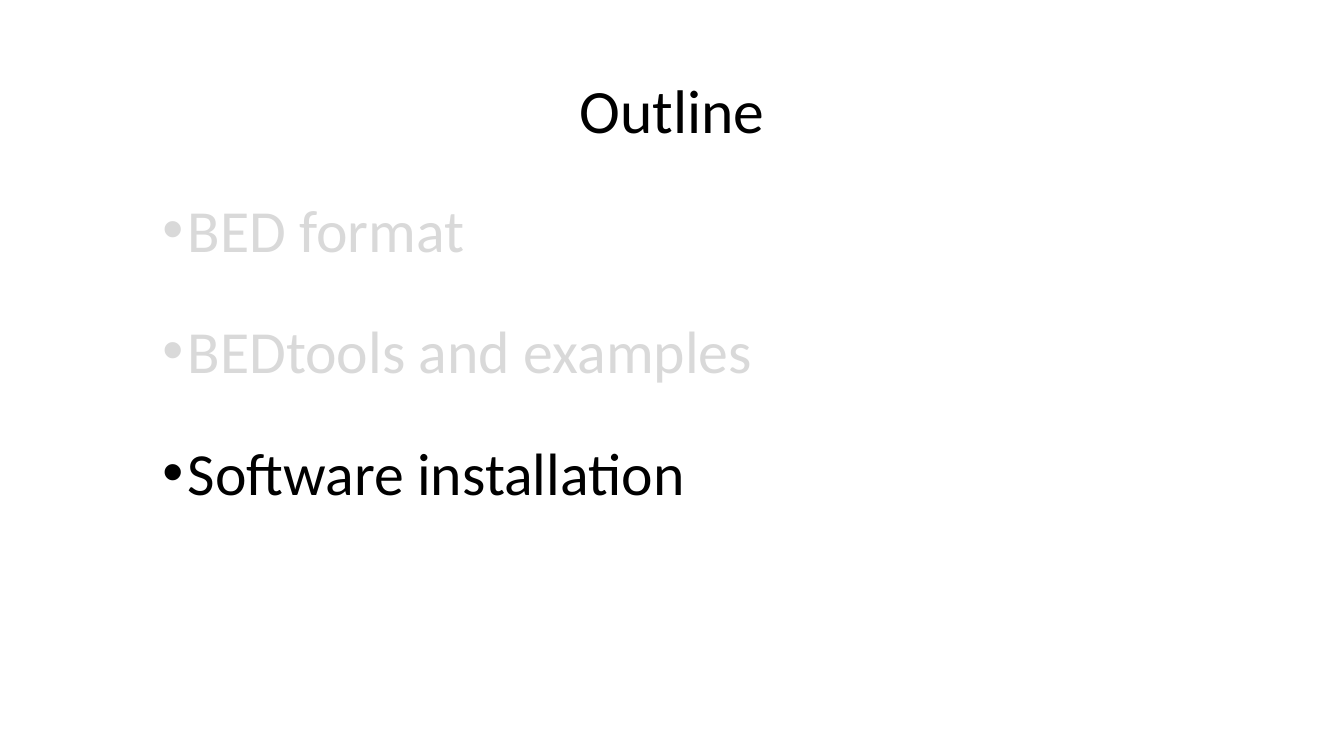
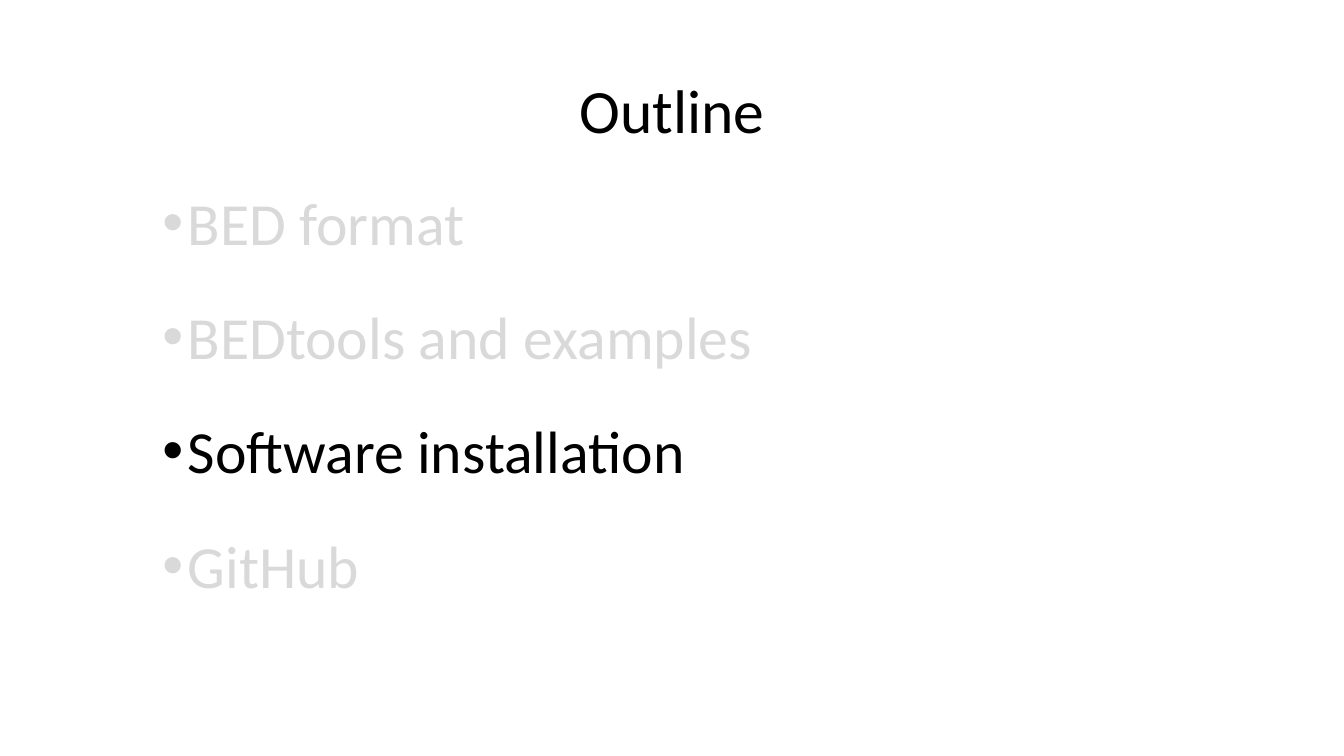
Before and after one commit to liu3zhenlab/teaching, a slide deck: slide 23 of PLPTH813Bioinformatis/2025/1_lecture/lecture07_BEDtools.pptx. Drawn at 1344x756 pixels with LibreOffice and Linux fonts; fonts in the diff are those of the drawing. Boxes give left, top, right and bottom in pixels: in the first picture for what was removed or moved away, otherwise in the second. Text is boxed around its words. In the diff, an @@ line names an element or a change of style, - is before the commit and + after.

```diff
--- a/PLPTH813Bioinformatis/2025/1_lecture/lecture07_BEDtools.pptx
+++ b/PLPTH813Bioinformatis/2025/1_lecture/lecture07_BEDtools.pptx
@@ text at (188, 188, 752, 474): line spacing 1.5 to 1.4 @@
@@ text at (188, 531, 359, 604): paragraph added @@
+• GitHub
```
Also in this commit, not shown: 3 other slides changed, 5 other files.
